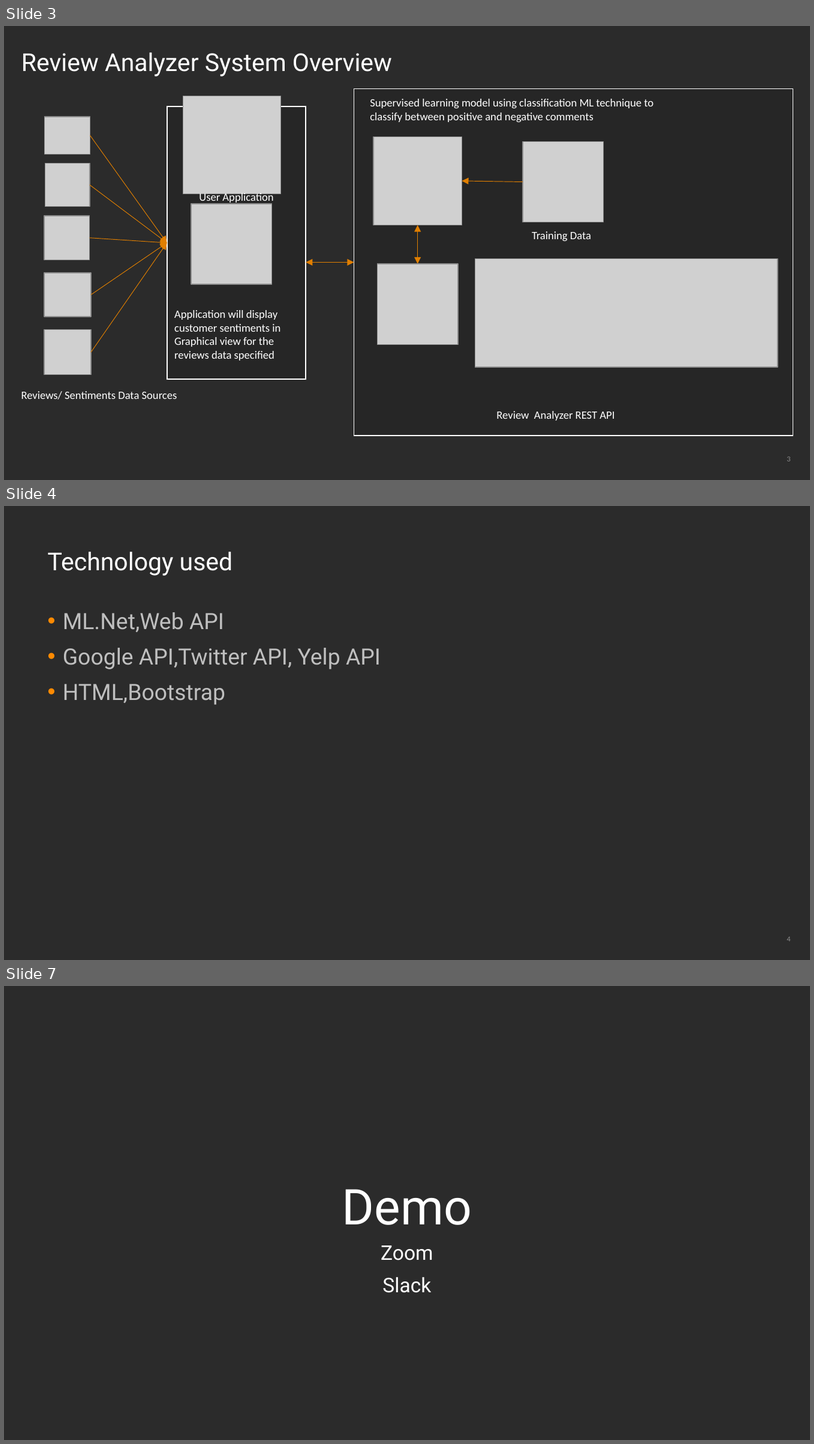
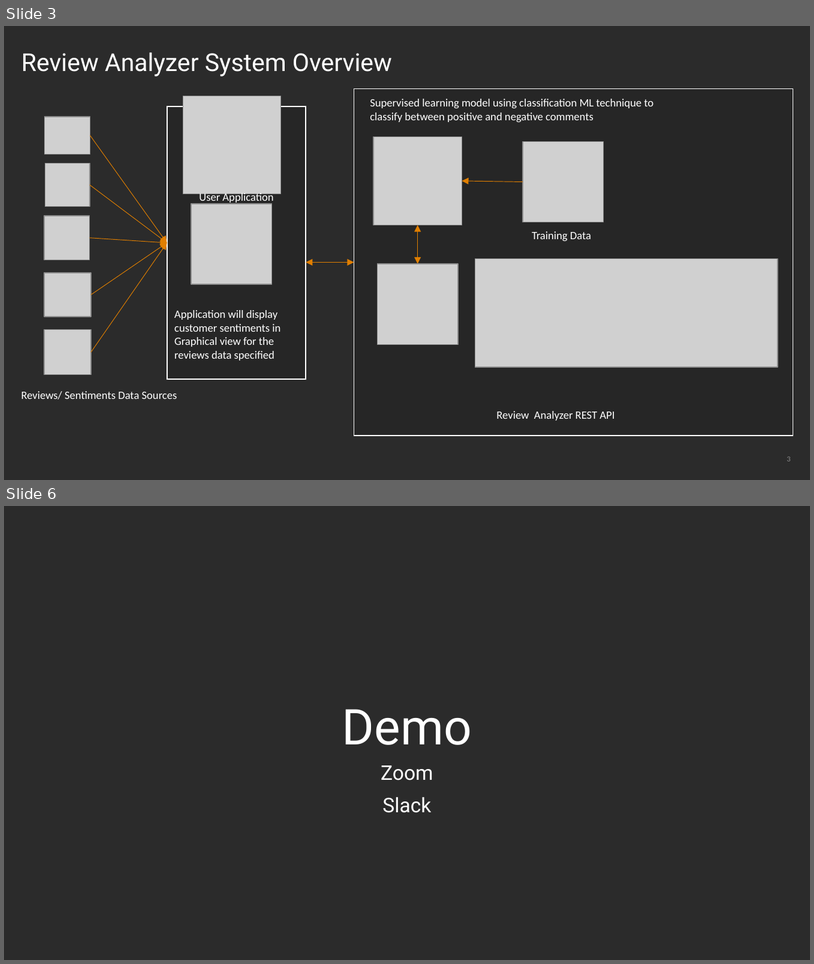
Before and after one commit to sumitkadu/ReviewAnalyzer, a slide deck: Review and analysis.pptx. Shown one above the other, each under a label of ours: slides 3, 4 and 7 before the commit, slides 3 and 6 after it; the slides between them are not shown. The pictures are 814x1444 and 814x964 pixels, drawn with LibreOffice and Linux fonts; fonts in the diff are those of the drawing; grey boxes stand for pictures; background and template pictures are left out; a plain dark background stands for a picture behind light text. Boxes give left, top, right and bottom in pixels: in the first picture for what was removed or moved away, otherwise in the second. Text is boxed around its words. In the diff, an @@ line names an element or a change of style, - is before the commit and + after.

```diff
--- a/Review and analysis.pptx
+++ b/Review and analysis.pptx
@@ slide 4 removed at [4,506,810,960], background picture (left out) @@
@@ title removed at [48,552,233,576] @@
-Technology used
@@ text removed at [63,612,381,705] @@
-• ML.Net,Web API
-• Google API,Twitter API, Yelp API
-• HTML,Bootstrap
@@ page number removed at [787,936,791,941] @@
-4
@@ what was slide 7 is now slide 6 @@
```
Also in this commit, not shown: 4 slides changed.
